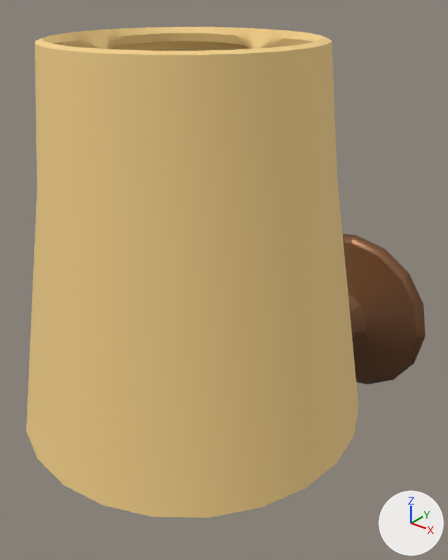
A saved change to the Blender file assetsSource/lba2/layouts/CI/089_090_small_wall_lamp.blend.
Both versions are drawn from a 50 mm lens placed at (0.518, -0.701, 0.806), pointed at (-0.027, -0.02, 0.383). Arrows for +X, +Y and +Z are at lower right; the lights stay in place.

Objects in the first picture: 'foot', 'head'.
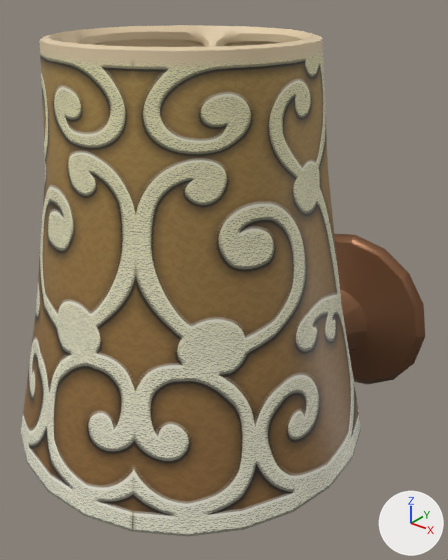
The change, as a diff of the scene's bpy script:
```diff
--- a/assetsSource/lba2/layouts/CI/089_090_small_wall_lamp.blend.py
+++ b/assetsSource/lba2/layouts/CI/089_090_small_wall_lamp.blend.py
@@ img_lamp_png_001 @@
+img_lamp_png_001 = load_image('Lamp.png.001', 'Textures/Lamp.png', 512, 1024, 'sRGB')
@@ mat_lamptexture_001 @@
+mat_lamptexture_001 = principled_material('LampTexture.001')
+mat_lamptexture_001.texture = img_lamp_png_001
@@ me_plane_005 @@
+me_plane_005.from_pydata(...)  # 354 vertices, 324 faces; spans x 0.0..0.367, y -0.367..0.0, z -0.575..0.235
+me_plane_005.polygons.foreach_set('use_smooth', [True] * 324)
+me_plane_005.materials.append(mat_lamptexture_001)  # picture img_lamp_png_001
@@ ob_head @@
-ob_head = bpy.data.objects.new('head', me_plane_003)
-ob_head.location = (0.0, 0.622, -0.024)
-ob_head.scale = (0.723, 0.723, 0.723)
@@ ob_lamp @@
+ob_lamp = bpy.data.objects.new('Lamp', me_plane_005)
+ob_lamp.location = (0.0, -0.129, 0.595)
+ob_lamp.rotation_euler = (0.0, 0.0, -1.134)  # degrees (0, 0, -65)
+ob_lamp.scale = (0.686, 0.686, 0.651)
+_m = ob_lamp.modifiers.new('Mirror', 'MIRROR')
+_m.use_axis = (True, True, False)
+_m.use_clip = True
```

Changed parts and their boxes (x1, y1, x2, y2) in the pictures (448 x 560 px):
'Lamp', added (brown): after (21, 25, 361, 537)
'head', deleted: before (26, 27, 359, 518)
